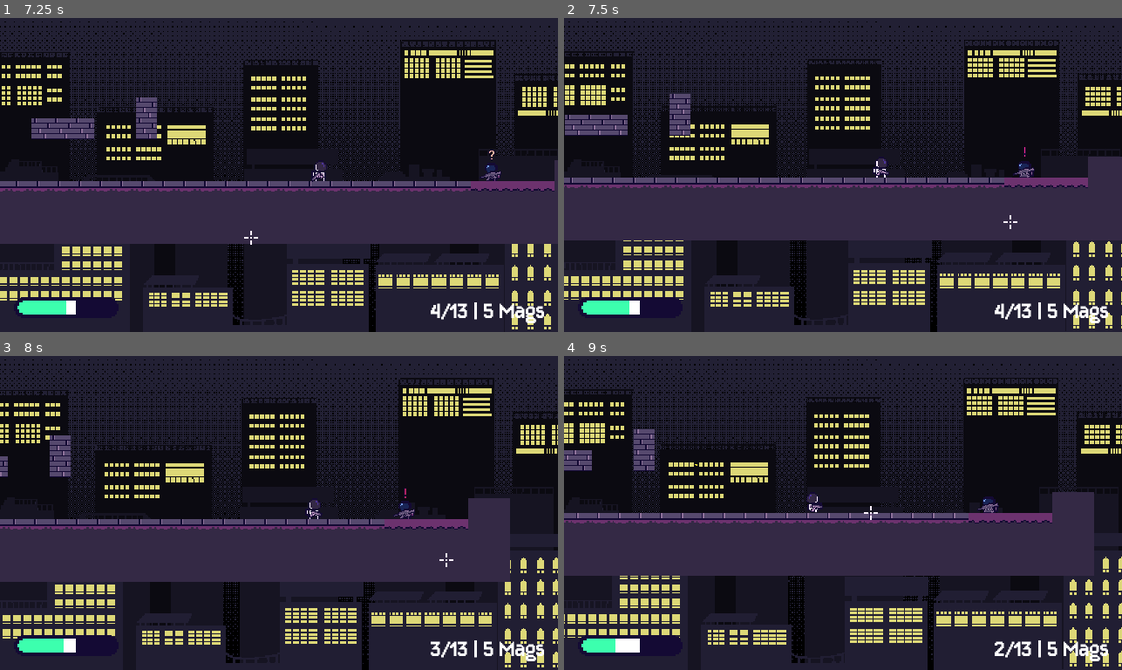
Above: before the commit, frames 1-4 (two rows, left to right).
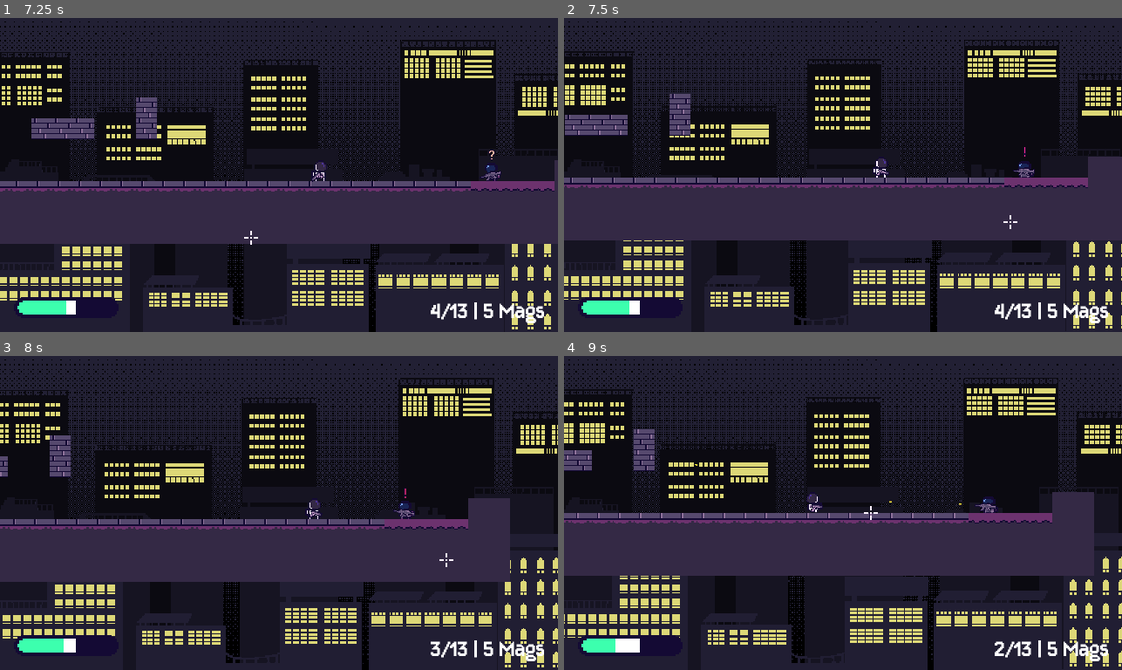
Above: after the commit, the same moments.

Repository: kyteidev/rogueshot
Game: Godot game, scene res://scenes/game_debug.tscn
The game is run twice, just before and just after one commit, with the same random seed, the same clock (stepped at 60 frames per second) and the same inputs.
Inputs (mouse positions are in pixels of both pictures, inside the frame that each line leads up to):
- Up to frame 1 (7.25 s): move the mouse to (251, 237) at 0.52 s; press the mouse at (251, 237) at 0.53 s; hold D (player_right) 0.53-2.03 s; tap W (player_jump) at 0.77, 1.52, 3.02, 3.77, 4.52, 6.02, 6.77 s; move the mouse to (446, 222) at 1.27 s; release the mouse at (446, 222) at 1.28 s; click (446, 222) at 1.35 s; move the mouse to (111, 127) at 2.02 s; hold Shift (player_sprint) 2.03-2.78 s; hold A (player_left) 2.03-4.28 s; click (111, 127) at 2.3 s; move the mouse to (306, 175) at 2.77 s; tap 1 (weapon_1) at 2.85 s; click (306, 175) at 3.05 s; move the mouse to (195, 96) at 3.52 s; press the mouse at (195, 96) at 3.53 s; tap 2 (weapon_2) at 3.6 s; move the mouse to (401, 159) at 4.27 s; release the mouse at (401, 159) at 4.28 s; hold D (player_right) from 4.28 s (still down); tap Q (weapon_cycle) at 4.35 s; click (401, 159) at 4.55 s; move the mouse to (167, 190) at 5.02 s; press the mouse at (167, 190) at 5.03 s; move the mouse to (334, 105) at 5.77 s; release the mouse at (334, 105) at 5.78 s; click (334, 105) at 5.85 s; move the mouse to (251, 237) at 6.52 s; hold Shift (player_sprint) from 6.53 s (still down); click (251, 237) at 6.8 s
- Up to frame 2 (7.5 s): keep holding D (player_right); move the mouse to (1010, 222) at 7.27 s; release Shift (player_sprint) at 7.28 s; tap 1 (weapon_1) at 7.35 s
- Up to frame 3 (8 s): keep holding D (player_right); tap W (player_jump) at 7.52 s; click (446, 560) at 7.55 s
- Up to frame 4 (9 s): move the mouse to (675, 465) at 8.02 s; release D (player_right) at 8.03 s; press the mouse at (675, 465) at 8.03 s; hold A (player_left) from 8.03 s (still down); tap 2 (weapon_2) at 8.1 s; move the mouse to (870, 513) at 8.77 s; release the mouse at (870, 513) at 8.78 s; tap Q (weapon_cycle) at 8.85 s

Frame 1 is identical in both runs. In frame 2, less than 0.1% of the frame differs, in the area x 80-85%, y 47-51%; in frame 3, less than 0.1%; in frame 4, less than 0.1%, in the area x 58-78%, y 46-50%.

Commit message:
add enemy shooting

Diff:
--- a/project.godot
+++ b/project.godot
@@ -37,6 +37,7 @@
 [global_group]
 
 player=""
+enemy=""
 
 [input]
 
--- a/scenes/characters/enemy.tscn
+++ b/scenes/characters/enemy.tscn
@@ -137,7 +137,7 @@
 [sub_resource type="CircleShape2D" id="CircleShape2D_21x0f"]
 radius = 125.0
 
-[node name="Enemy" type="CharacterBody2D" unique_id=73622017]
+[node name="Enemy" type="CharacterBody2D" unique_id=73622017 groups=["enemy"]]
 collision_mask = 3
 script = ExtResource("1_4ra3w")
 
@@ -163,7 +163,8 @@
 [node name="Marker2D" type="Marker2D" parent="Weapon/Rifle1" unique_id=554835805]
 position = Vector2(16, -0.5)
 
-[node name="Timer" type="Timer" parent="Weapon" unique_id=1442157855]
+[node name="WeaponTimer" type="Timer" parent="Weapon" unique_id=1442157855]
+one_shot = true
 
 [node name="WallRay" type="RayCast2D" parent="." unique_id=254261750]
 position = Vector2(0, -1)
--- a/scripts/bullet.gd
+++ b/scripts/bullet.gd
@@ -3,19 +3,30 @@
 
 const SPEED = 2000
 
+
+enum Types { FRIENDLY, ENEMY }
+
 var sm = StateManager
+var type = Types.FRIENDLY
 
 
 # Called every frame. 'delta' is the elapsed time since the previous frame.
 func _physics_process(delta: float) -> void:
 	var collided = move_and_collide(transform.x * SPEED * delta)
 
+	 # maybe use classes instead for dealing damage?
 	if collided:
 		var hit = collided.get_collider()
-		if not hit.is_in_group("player"):
-			if hit.has_method("take_damage"): # maybe use classes instead?
-				hit.take_damage(sm.damage)
-			queue_free()
+		if type == Types.FRIENDLY:
+			if not hit.is_in_group("player"):
+				if hit.has_method("take_damage"):
+					hit.take_damage(sm.damage)
+				queue_free()
+		elif type == Types.ENEMY:
+			if not hit.is_in_group("enemy"):
+				if hit.has_method("take_damage"):
+					hit.take_damage(sm.damage)
+				queue_free()
 
 
 func _on_visible_on_screen_notifier_2d_screen_exited() -> void:
--- a/scripts/enemy.gd
+++ b/scripts/enemy.gd
@@ -2,6 +2,9 @@
 
 
 enum State { IDLE, PATROL, INVESTIGATE, RETURN, CHASE, ATTACK, RETREAT, DEAD }
+
+const BULLET = preload("res://scenes/weapons/bullet.tscn")
+const BULLET_SCALE = 0.2
 
 const MAX_HEALTH = 100.0
 
@@ -21,11 +24,18 @@
 const DAMAGE_FLASH_DELAY = 0.04
 
 const PATROL_WEAPON_TILT = 15.0
+const WEAPON_ROTATION_SPEED = 10.0
+const WEAPON_SPREAD = 2.0
+const WEAPON_KICK = 3.0
+const WEAPON_KICK_RECOVERY = 42.0
 
 const INV_DELAY = 1.0
 const INV_MIN_MOVE_DIST = 20.0
 
 const RETURN_DELAY = 2.5
+
+const ATTACK_DELAY = 1.5
+const ATTACK_FIRE_RATE = 0.12
 
 var state = State.PATROL
 var target: CharacterBody2D = null
@@ -40,12 +50,16 @@
 
 var known_target_pos: Vector2
 
+var kick_offset = 0.0
+
 # index 0: question mark, index 1: exclamation mark
 var status_icons = [preload("res://assets/sprites/icons/question mark.png"), preload("res://assets/sprites/icons/exclamation mark.png")]
 
 @onready var anim = $AnimatedSprite2D
 @onready var weapon = $Weapon
 @onready var weapon_sprite = $Weapon/Rifle1
+@onready var weapon_muzzle = $Weapon/Rifle1/Marker2D
+@onready var weapon_timer = $Weapon/WeaponTimer
 @onready var status_icon = $StatusIcon
 
 @onready var wall_ray = $WallRay
@@ -55,6 +69,7 @@
 @onready var state_timer = $StateTimer
 
 @onready var patrol_pos = global_position
+@onready var weapon_rest_pos = weapon.position
 
 
 func _process(_delta: float) -> void:
@@ -79,7 +94,7 @@
 		State.INVESTIGATE: _state_investigate()
 		State.RETURN: _state_return()
 		State.CHASE: _state_chase()
-		State.ATTACK: _state_attack()
+		State.ATTACK: _state_attack(delta)
 		State.RETREAT: _state_retreat()
 		State.DEAD: _state_dead(delta)
 
@@ -144,7 +159,7 @@
 			status_icon.texture = status_icons[0] if state == State.INVESTIGATE else status_icons[1]
 			status_icon.play_anim()
 
-			state_timer.start(INV_DELAY)
+			state_timer.start(INV_DELAY if state == State.INVESTIGATE else ATTACK_DELAY)
 
 			if state == State.ATTACK:
 				status_icon.can_fade = true
@@ -205,24 +220,49 @@
 
 func _state_return() -> void:
 	if state_timer.is_stopped():
-		anim.speed_scale = 0.7
-
-		# move toward patrol position
-		var pos_diff = _move_toward(patrol_pos, PATROL_SPEED)
-		if pos_diff == 0:
-			_change_state(State.PATROL)
-
-			# fade status icon
-			status_icon.fade_timer.start()
-			status_icon.can_fade = true
+		if weapon_timer.is_stopped():
+			anim.speed_scale = 0.7
+
+			# move toward patrol position
+			var pos_diff = _move_toward(patrol_pos, PATROL_SPEED)
+			if pos_diff == 0:
+				_change_state(State.PATROL)
+
+				# fade status icon
+				status_icon.fade_timer.start()
+				status_icon.can_fade = true
+
+			weapon_timer.start(ATTACK_FIRE_RATE)
 
 
 func _state_chase() -> void:
 	pass
 
 
-func _state_attack() -> void:
-	pass
+func _state_attack(delta) -> void:
+	var desired_rotation = (known_target_pos - global_position).angle()
+	weapon.rotation = lerp_angle(weapon.rotation, desired_rotation, 1.0 - exp(-WEAPON_ROTATION_SPEED * delta))
+
+	# after attack delay has passed
+	if state_timer.is_stopped():
+		kick_offset = move_toward(kick_offset, 0.0, WEAPON_KICK_RECOVERY * delta)
+		weapon.position = weapon_rest_pos + Vector2(-kick_offset, 0)
+
+		# fire weapon
+		if weapon_timer.is_stopped():
+			var bullet_instance = BULLET.instantiate()
+			bullet_instance.type = bullet_instance.Types.ENEMY
+			get_tree().root.add_child(bullet_instance)
+
+			var spread_angle = deg_to_rad(randf_range(-WEAPON_SPREAD, WEAPON_SPREAD))
+
+			bullet_instance.global_position = weapon_muzzle.global_position
+			bullet_instance.rotation = weapon.global_rotation + spread_angle
+			bullet_instance.scale = Vector2(BULLET_SCALE, BULLET_SCALE)
+
+			kick_offset = min(kick_offset + WEAPON_KICK, WEAPON_KICK * 2.0)
+
+			weapon_timer.start(ATTACK_FIRE_RATE)
 
 
 func _state_retreat() -> void:
--- a/scripts/weapon.gd
+++ b/scripts/weapon.gd
@@ -115,6 +115,7 @@
 		if can_fire and ammo > 0:
 			# spawn bullet
 			var bullet_instance = BULLET.instantiate()
+			bullet_instance.type = bullet_instance.Types.FRIENDLY
 			get_tree().root.add_child(bullet_instance)
 
 			# apply spread
